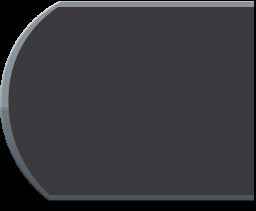
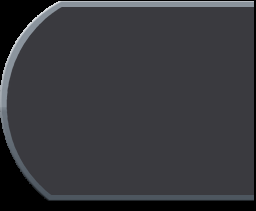
The second (256, 211) image is a revision of the first. Changes to its layers:
moved "left" above "org", painted on it over (6, 7, 62, 195)
painted on "back" over (6, 7, 62, 195)
